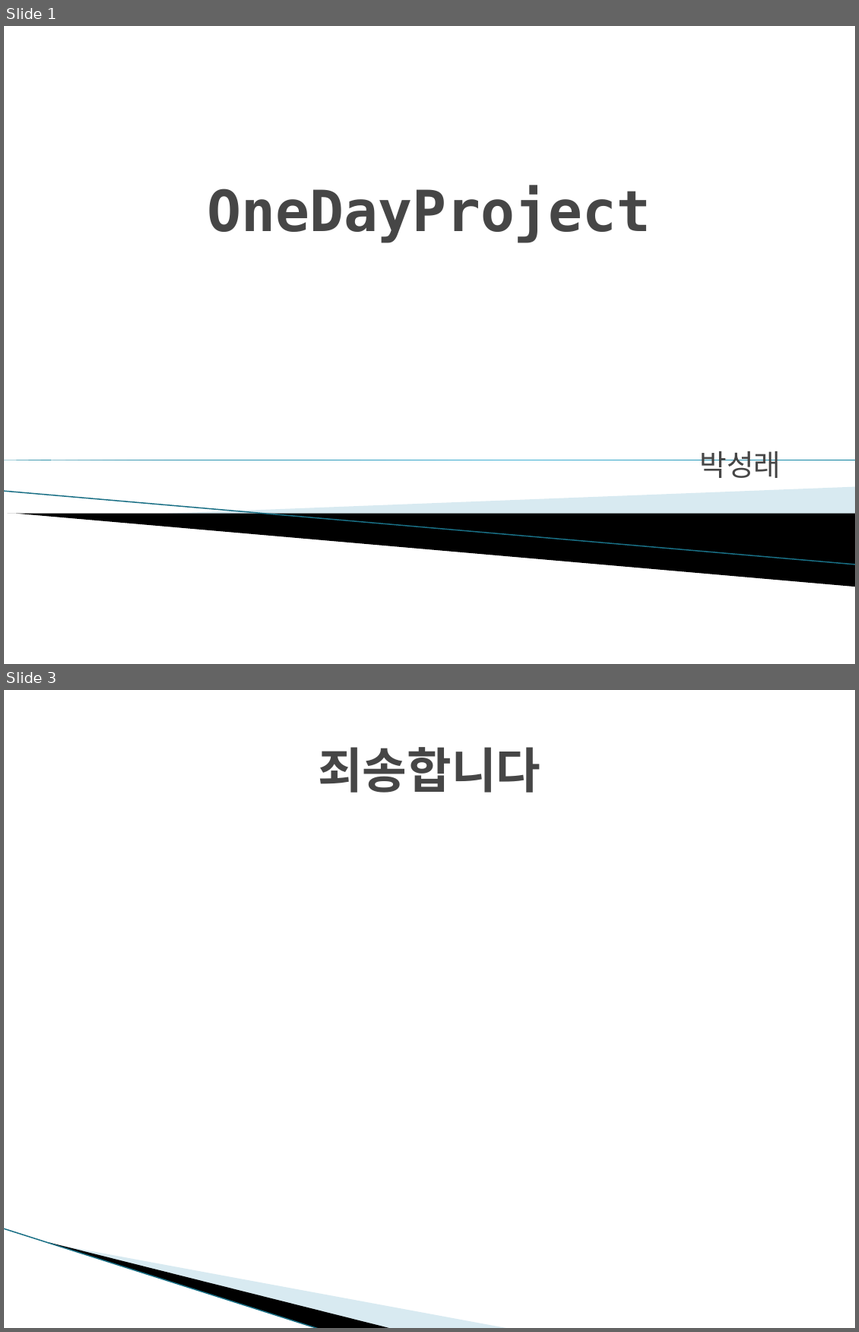
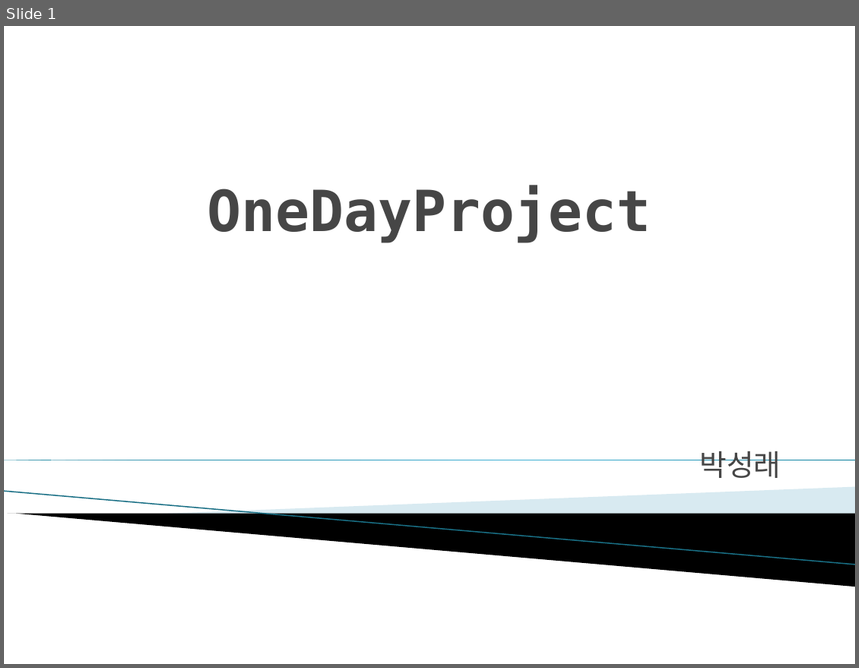
Before and after one commit to num5268/Biz-403_2021_06_SpringMVC, a slide deck: OneDayProject.pptx. Shown one above the other, each under a label of ours: slides 1 and 3 before the commit, slide 1 after it; the slides between them are not shown. The pictures are 859x1332 and 859x668 pixels, drawn with LibreOffice and Linux fonts; fonts in the diff are those of the drawing; background and template pictures are left out. Boxes give left, top, right and bottom in pixels: in the first picture for what was removed or moved away, otherwise in the second. Text is boxed around its words. In the diff, an @@ line names an element or a change of style, - is before the commit and + after.

```diff
--- a/OneDayProject.pptx
+++ b/OneDayProject.pptx
@@ slide 3 removed at bbox=[4, 690, 855, 1328], background #FFFFFF @@
@@ title removed at bbox=[318, 747, 541, 793] @@
-죄송합니다
@@ line removed from (4, 1229) to (320, 1328) @@
@@ freeform shape removed at bbox=[49, 1243, 393, 1328] @@
@@ freeform shape removed at bbox=[51, 1243, 510, 1328] @@
```
Also in this commit, not shown: 44 other files.
